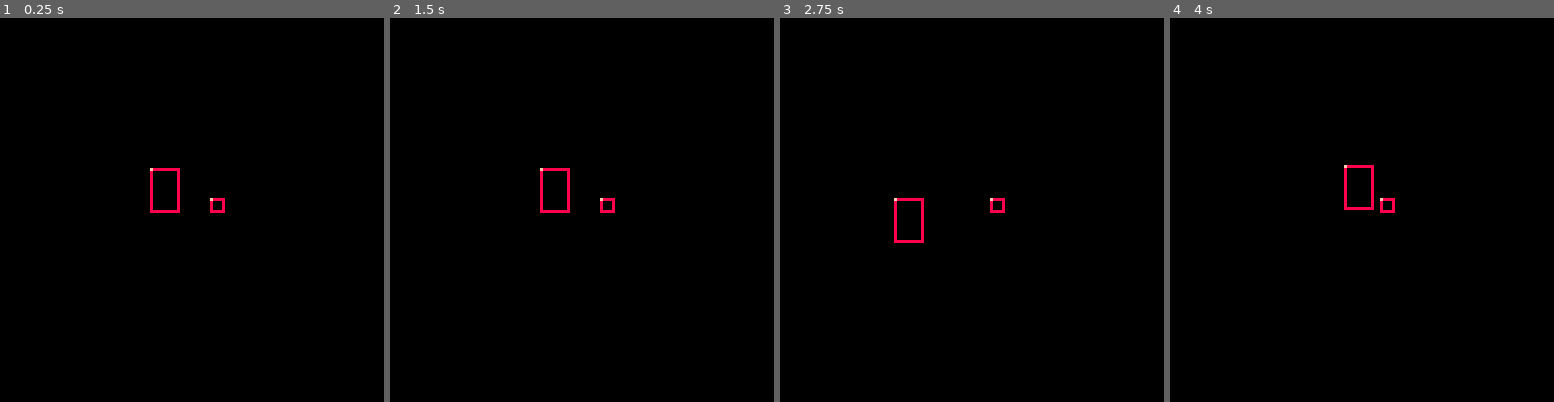
Above: before the commit, frames 1-4 (left to right).
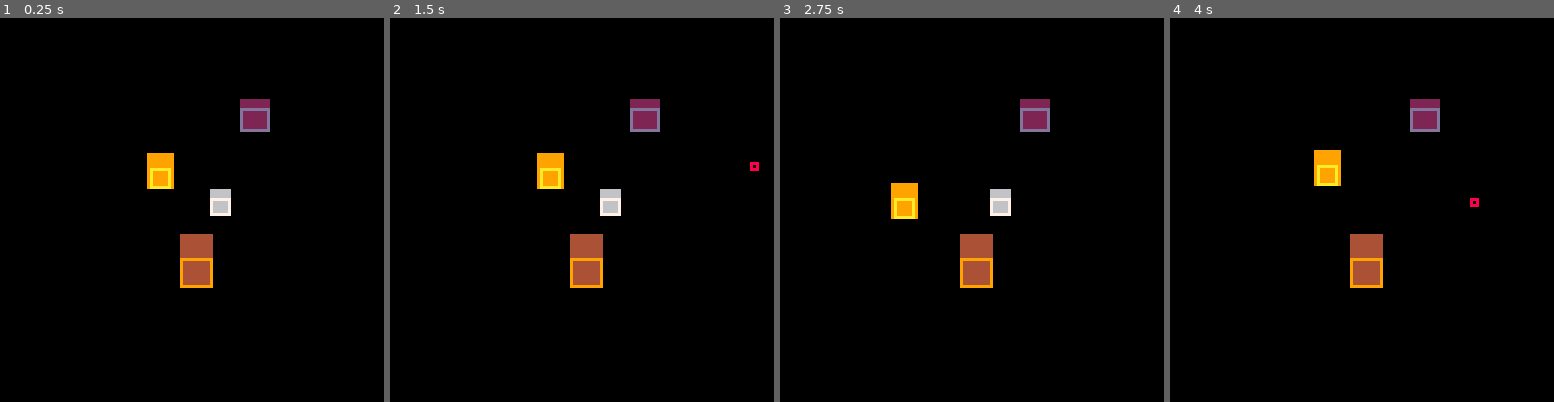
Above: after the commit, the same moments.

Repository: aylanonsense/pico-ludum-dare-40
Game: PICO-8 cartridge cart.p8
Two runs of this game, one before a commit and one after it. Both use one fixed random seed, a clock stepped at 60 frames per second and the inputs below.
Inputs:
- Up to frame 1 (0.25 s): no input
- Up to frame 2 (1.5 s): tap O (Z key) at 0.33, 0.7, 1.43 s; tap X (X key) at 1.07 s
- Up to frame 3 (2.75 s): hold Left 1.97-2.37 s; tap X (X key) at 2.07, 2.4, 2.73 s; tap O (Z key) at 2.22 s; hold Down from 2.42 s (still down)
- Up to frame 4 (4 s): release Down at 2.82 s; hold Right 2.87-3.53 s; tap X (X key) at 3.07, 3.4, 3.73 s; tap O (Z key) at 3.1, 3.98 s; hold Up from 3.58 s (still down)

The runs differ from the first frame. In frame 1, 3.1% of the frame differs, in the area x 38-71%, y 21-71%; in frame 2, 3.2%, in the area x 38-97%, y 21-71%; in frame 3, 3.1%; in frame 4, 3.0%.

Commit message:
Orthogonal player movement

Diff:
--- a/cart.p8
+++ b/cart.p8
@@ -4,16 +4,22 @@
 --[[
 hurtbox channels
 	1: player
-
-collision channels
+	2: witch
+	4: minions
+	8: tombstones
+
+obstacle channels
 	1: player
+	2: tombstones
+	4: trees
 ]]
 
 -- useful no-op function
 function noop() end
 
 -- global collision vars
-local directions={
+local directions={"right","up","down","left"}
+local direction_attrs={
 	-- direction_name,axis,size,increment
 	{"left","x","vx","width",-1},
 	{"right","x","vx","width",1},
@@ -25,24 +31,106 @@
 local entities
 local new_entities
 
+-- global input vars
+local buttons={}
+local button_presses={}
+
 -- entity classes
 local entity_classes={
 	player={
-		width=10,
-		height=15,
+		width=7,
+		height=7,
 		hurtbox_channel=1, -- player
-		collision_channel=1, -- player
+		obstacle_channel=1, -- player
+		collision_channel=2+4, -- tombstones + trees
+		facing_dir="right",
+		move_dir=nil,
+		javelin_throw_anim=0,
+		javelin_throw_cooldown=0,
 		update=function(self)
-			self.vx=ternary(btn(1),1,0)-ternary(btn(0),1,0)
-			self.vy=ternary(btn(3),1,0)-ternary(btn(2),1,0)
+			decrement_counter_prop(self,"javelin_throw_anim")
+			decrement_counter_prop(self,"javelin_throw_cooldown")
+			-- switch move direction when a button pressed
+			foreach(directions,function(dir)
+				if btnp2(dir) then
+					self.move_dir=dir
+				end
+			end)
+			-- stop moving when the button is released
+			if self.move_dir and not btn2(self.move_dir) then
+				self.move_dir=nil
+			end
+			-- switch move direction to a held button
+			if not self.move_dir then
+				foreach(directions,function(dir)
+					if btn2(dir) then
+						self.move_dir=dir
+					end
+				end)
+			end
+			-- no moving during an animation
+			if self.javelin_throw_anim>0 then
+				self.vx,self.vy=0,0
+			else
+				-- face the direction of movement
+				if self.move_dir then
+					self.facing_dir=self.move_dir
+				end
+				-- move in the movement direction
+				self.vx,self.vy=dir_to_vector(self.move_dir)
+			end
+			-- move the character
+			self:apply_velocity()
+			-- throw a javelin
+			if btnp2("z") and self.javelin_throw_cooldown<=0 then
+				self.javelin_throw_anim=10
+				self.javelin_throw_cooldown=30
+				spawn_entity("javelin",self.x+2,self.y-2,{move_dir=self.facing_dir})
+			end
+		end,
+		draw=function(self)
+			rectfill(self.x-0.5,self.y-4.5,self.x+7.5,self.y+6.5,9)
+			self:draw_outline(10)
+		end
+	},
+	javelin={
+		width=3,
+		height=3,
+		hitbox_channel=2+4+8, -- witches, minions, tombstones
+		collision_channel=4, -- trees
+		update=function(self)
+			self.vx,self.vy=dir_to_vector(self.move_dir,2)
 			self:apply_velocity()
 		end
 	},
 	witch={
-		width=5,
-		height=5,
-		hitbox_channel=0, -- player
-		obstacle_channel=1, -- player
+		width=10,
+		height=8,
+		hitbox_channel=1, -- player
+		hurtbox_channel=2, -- witch
+		draw=function(self)
+			rectfill(self.x+0.5,self.y-2.5,self.x+9.5,self.y+7.5,2)
+			self:draw_outline(13)
+		end
+	},
+	tombstone={
+		width=7,
+		height=6,
+		hurtbox_channel=8, -- tombstone
+		obstacle_channel=2, -- tombstone
+		draw=function(self)
+			rectfill(self.x+0.5,self.y-2.5,self.x+6.5,self.y+5.5,6)
+			self:draw_outline(7)
+		end
+	},
+	tree={
+		width=11,
+		height=10,
+		obstacle_channel=4, -- tree
+		draw=function(self)
+			rectfill(self.x+0.5,self.y-7.5,self.x+10.5,self.y+9.5,4)
+			self:draw_outline(9)
+		end
 	}
 }
 
@@ -52,12 +140,20 @@
 	new_entities={}
 	-- create initial entities
 	spawn_entity("player",50,50)
-	spawn_entity("witch",70,60)
+	spawn_entity("tombstone",70,60)
+	spawn_entity("tree",60,80)
+	spawn_entity("witch",80,30)
 	-- add new entities to the game immediately
 	add_new_entities()
 end
 
 function _update()
+	-- keep track of when inputs are pressed
+	local i
+	for i=0,5 do
+		button_presses[i]=btn(i) and not buttons[i]
+		buttons[i]=btn(i)
+	end
 	-- update each entity
 	foreach(entities,function(entity)
 		if decrement_counter_prop(entity,"frames_to_death") then
@@ -69,7 +165,6 @@
 		end
 	end)
 	-- check for hits
-	local i
 	for i=1,#entities do
 		local e1=entities[i]
 		local j
@@ -90,6 +185,10 @@
 	-- remove dead entities from the game
 	filter_list(entities,function(entity)
 		return entity.is_alive
+	end)
+	-- sort entities for drawing
+	sort_list(entities,function(entity1,entity2)
+		return entity1.y>entity2.y
 	end)
 end
 
@@ -150,8 +249,8 @@
 					end
 					-- check for collisions against other entities
 					local d
-					for d=1,#directions do
-						local dir=directions[d]
+					for d=1,#direction_attrs do
+						local dir=direction_attrs[d]
 						local axis,vel,size,mult=dir[2],dir[3],dir[4],dir[5]
 						local i
 						for i=1,#entities do
@@ -178,8 +277,10 @@
 			end
 		end,
 		draw=function(self)
-			rect(self.x+0.5,self.y+0.5,self.x+self.width-0.5,self.y+self.height-0.5,8)
-			pset(self.x+0.5,self.y+0.5,15)
+			self:draw_outline(8)
+		end,
+		draw_outline=function(self,color)
+			rect(self.x+0.5,self.y+0.5,self.x+self.width-0.5,self.y+self.height-0.5,color or 8)
 		end,
 		-- death methods
 		die=function(self)
@@ -228,6 +329,30 @@
 	return condition and if_true or if_false
 end
 
+function button_string_to_index(s)
+	if s=="right" then
+		return 1
+	elseif s=="left" then
+		return 0
+	elseif s=="down" then
+		return 3
+	elseif s=="up" then
+		return 2
+	elseif s=="z" then
+		return 4
+	elseif s=="x" then
+		return 5
+	end
+end
+
+function btn2(n)
+	return buttons[button_string_to_index(n)]
+end
+
+function btnp2(n)
+	return button_presses[button_string_to_index(n)]
+end
+
 -- round a number up to the nearest integer
 function ceil(n)
 	return -flr(-n)
@@ -263,6 +388,18 @@
 -- check for aabb overlap
 function rects_overlapping(x1,y1,w1,h1,x2,y2,w2,h2)
 	return x1+w1>x2 and x2+w2>x1 and y1+h1>y2 and y2+h2>y1
+end
+
+-- sorts list (inefficiently) based on func
+function sort_list(list,func)
+	local i
+	for i=1,#list do
+		local j=i
+		while j>1 and func(list[j-1],list[j]) do
+			list[j],list[j-1]=list[j-1],list[j]
+			j-=1
+		end
+	end
 end
 
 -- filters list to contain only entries where func is truthy
@@ -278,6 +415,22 @@
 	end
 end
 
+-- takes in a string direction and returns a x,y vector
+function dir_to_vector(dir,mag)
+	mag=mag or 1
+	if dir=="left" then
+		return -mag,0
+	elseif dir=="right" then
+		return mag,0
+	elseif dir=="up" then
+		return 0,-mag
+	elseif dir=="down" then
+		return 0,mag
+	else
+		return 0,0
+	end
+end
+
 __gfx__
 00000000000000000000000000000000000000000000000000000000000000000000000000000000000000000000000000000000000000000000000000000000
 00000000000000000000000000000000000000000000000000000000000000000000000000000000000000000000000000000000000000000000000000000000
